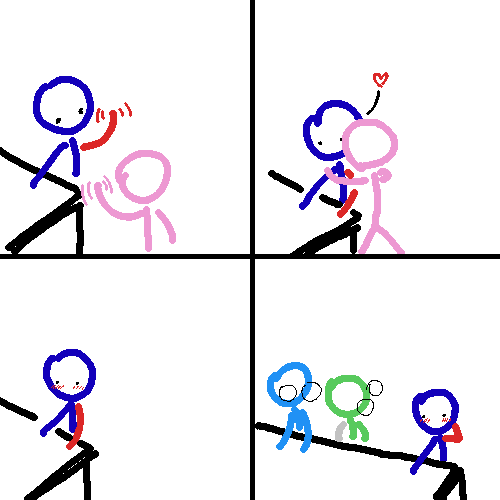
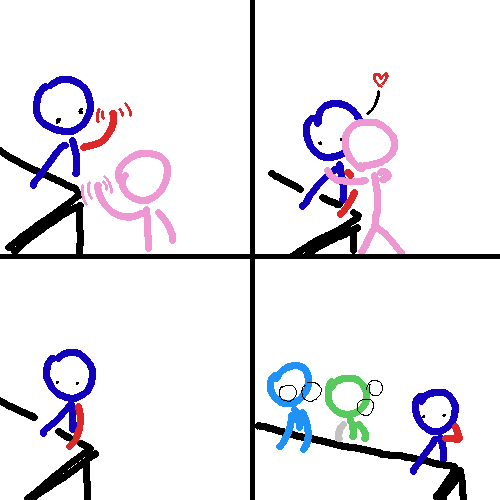
Layered file, before and after one edit (500×500). Changes by layer:
painted on "Background" over [51, 385, 451, 423]
